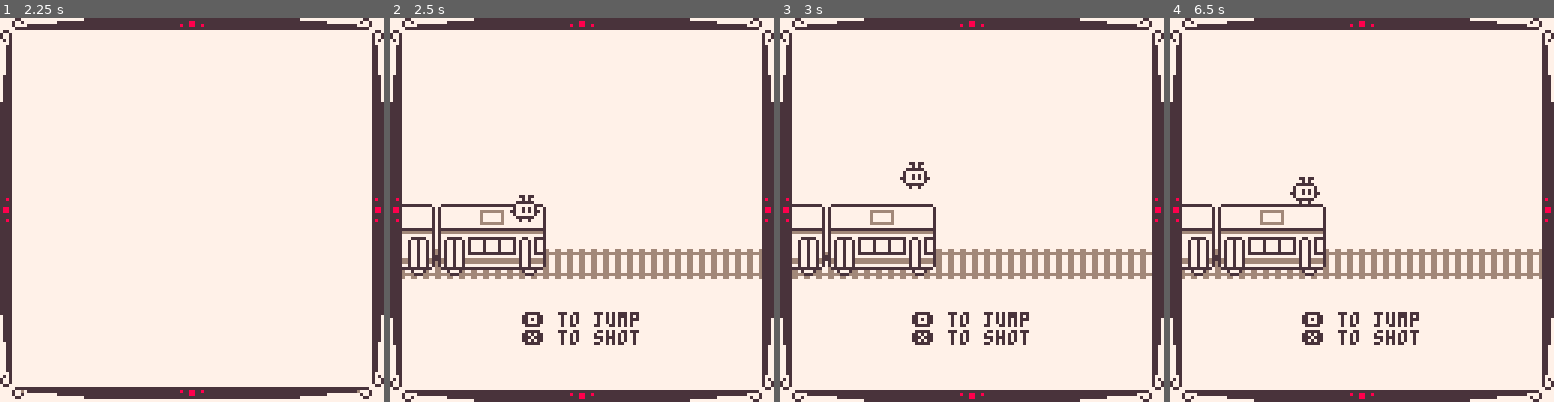
Above: before the commit, frames 1-4 (left to right).
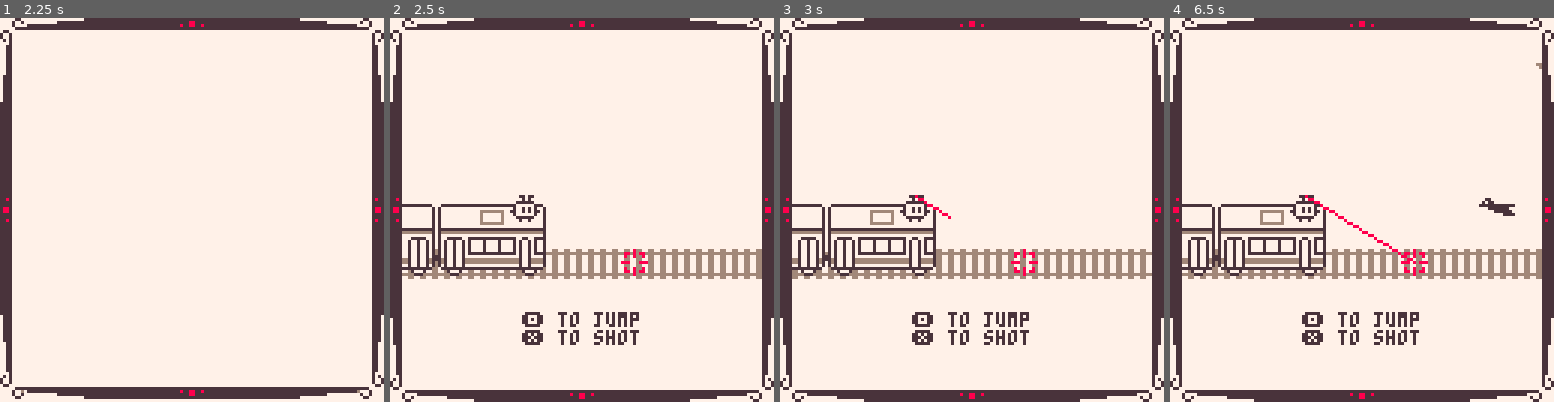
Above: after the commit, the same moments.

Repository: yurkth/BIB
Game: PICO-8 cartridge bib.p8
The game is run twice, just before and just after one commit, with the same random seed, the same clock (stepped at 60 frames per second) and the same inputs.
Inputs:
- Up to frame 1 (2.25 s): tap X (X key) at 0.33, 1.07, 1.85 s; tap O (Z key) at 0.7, 1.7, 2.1 s; hold Right 1.6-2.1 s; hold Up from 2.15 s (still down)
- Up to frame 2 (2.5 s): release Up at 2.42 s; hold Right from 2.47 s (still down)
- Up to frame 3 (3 s): keep holding Right; tap O (Z key) at 2.5, 2.9 s; tap X (X key) at 2.97 s
- Up to frame 4 (6.5 s): release Right at 3.03 s; hold Left 3.08-3.58 s; tap O (Z key) every 0.4 s from 3.3 to 6.1 s; hold Down 3.63-3.97 s; hold Right 4.02-4.68 s; tap X (X key) at 4.08, 5.2, 6.32 s; hold Up 4.73-5.03 s; hold Left 5.08-5.68 s; hold Down 5.73-6.03 s; hold Right from 6.08 s (still down)

Frame 1 is identical in both runs. In frame 2, 2.1% of the frame differs, in the area x 3-97%, y 60-68%; in frame 3, 0.7%; in frame 4, 2.9%, in the area x 3-97%, y 11-68%.

Commit message:
Updated game

Diff:
--- a/bib.p8
+++ b/bib.p8
@@ -9,12 +9,12 @@
 function _init()
  poke(0x5f15,133)
  poke(0x5f16,134)
- cnt=0
  scene.active(scene.title)
 end
 
 scene={
  active=function(s)
+ 	cnt=0
   s.init()
   _update=function()
    cnt=(cnt+1)%120
@@ -69,47 +69,116 @@
   if offt<75 and offt>-74 then
    local offx=fx0+offt+17
    local offy=fy0+10
-	  sspr(96,0,8,28,offx,offy) -- b1
-	  sspr(107,0,14,28,offx+8,offy) -- b2
-	  sspr(96,0,11,28,offx+25,offy) -- i
-	  sspr(96,0,8,28,offx+40,offy) -- b1
-	  sspr(107,0,14,28,offx+48,offy) --b2
+   -- b1
+	  sspr(96,0,8,28,offx,offy)
+	  sspr(107,0,14,28,offx+8,offy)
+	  -- i
+	  sspr(96,0,11,28,offx+25,offy)
+	  -- b2
+	  sspr(96,0,8,28,offx+40,offy)
+	  sspr(107,0,14,28,offx+48,offy)
   end
  end
 }
 
 scene.game={
  init=function()
-  ply=59
-  jump={flag=false,dy=-6,y=0}
-  shot={flag=false}
   clouds={}
+  jump={flag=false,dy=-7,y=0}
+  birds={}
+  shot={flag=false,t=0}
   enemies={}
-  birds={}
  end,
  update=function()
+  --clouds
+  for c in all(clouds) do
+   c.x-=.25
+   if(c.x<=-20) del(clouds,c)
+  end
+  if(cnt==0 and rnd()<.6 and #clouds<2) add(clouds,{x=124,y=4+flr(rnd(24))})
   --jump
   if(btn(🅾️)) jump.flag=true
   if(jump.flag) jump.y+=jump.dy jump.dy+=1
-  if(jump.dy>6) jump.flag=false jump.dy=-6
-  --clouds
-  for c in all(clouds) do
-   c[1]-=.25
-   if(c[1]<=-20) del(clouds,c)
-  end
-  if(cnt==0 and rnd()<.6 and #clouds<2) add(clouds,{124,flr(rnd(24))+4})
+  if(jump.dy>7) jump.flag=false jump.dy=-7
+  --birds
+  for b in all(birds) do
+   b.x-=3
+   --if(btn(⬅️)) b.x-=1
+   --if(btn(➡️)) b.x+=1
+   --if(btn(⬆️)) b.y-=1
+   --if(btn(⬇️)) b.y+=1
+   if(b.x<=-8) del(birds,b)
+   if iscollision(41,60+jump.y,8,7,b.x+1,b.y+1,10,4) then
+    _draw()
+    scene.active(scene.gameover)
+   end
+  end
+  if(cnt%60==0 and rnd()<.6 and #birds<2) add(birds,{x=124,y=56+flr(rnd(6))})
+  --shot
+  if(btn(❎)) shot.flag=true
+  if(shot.flag) shot.t+=1
+  if(shot.t>12) shot.flag=false shot.t=0
  end,
  draw=function()
   cls(7)
   frame(0,0,127,127)
   print("🅾️ to jump\n❎ to shot",44,98,5)
+  --clouds
+  foreach(clouds, function(c) spr12(22,c.x,c.y,2,1) end)
   -- rail
   for i=0,10 do
-	  spr12(26,4+i*12-(cnt*1.5)%4,76)
+	  spr12(35,4+i*12-(cnt*1.5)%4,76)
 	 end
-  spr12(30,4,62,4,2) -- train
-  sspr(73,3,10,9,40,ply+jump.y) -- player
-  foreach(clouds, function(c) spr12(22,c[1],c[2],2,1) end) --clouds
+	 -- train
+  spr12(30,4,62,4,2)
+  -- birds
+  foreach(birds, function(b) sspr(72,24+(flr(cnt/6)%2==0 and 0 or 6),12,6,b.x,b.y) end)
+  -- player
+  sspr(73,3,10,9,40,59+jump.y)
+  -- shot
+  if shot.flag then
+   local ly=59+jump.y
+   local dt=min(shot.t/3,1)
+   line(45,ly,(81-45)*dt+45,(81-ly)*dt+ly,8)
+  end
+  -- target
+  spr12t(34,6,6)
+ end
+}
+
+scene.gameover={
+ init=function()
+	 anim=0
+	 poke(0x5f15,7)
+	 poke(0x5f17,133)
+ end,
+ update=function()
+  if anim==3 and btn(🅾️) then
+   scene.active(scene.game)
+		 poke(0x5f15,133)
+		 poke(0x5f17,7)
+  end
+ end,
+ draw=function()
+  if anim>=2 then
+   local col=cnt%40<20 and 5 or 7
+  	print("game over",46,98,col)
+  	print("press 🅾️ to restart",26,104,col)
+  end
+  if anim==0 then
+   fillp(0x5a5a.8)
+  	rectfill(44,98,82,108,7)
+   anim=1
+  elseif anim==1 then
+   fillp()
+  	rectfill(44,98,82,108,7)
+   anim=2
+  elseif anim==2 then
+   fillp(0x5a5a.8)
+  	rectfill(26,98,100,108,7)
+  	fillp()
+  	anim=3
+  end
  end
 }
 -->8
@@ -131,6 +200,10 @@
 
 function lerp(s,e,t)
  return s+(e-s)*t
+end
+
+function iscollision(x0,y0,w0,h0,x1,y1,w1,h1)
+ return not(x0>=x1+w1 or y0>=y1+h1 or x0+w0<=x1 or y0+h0<=y1)
 end
 
 function morse(str,dx,dy)
Not shown, changed: 22 lines of the sprite sheet (__gfx__) section of bib.p8
Not shown, changed: the thumbnail (__label__) section of bib.p8
